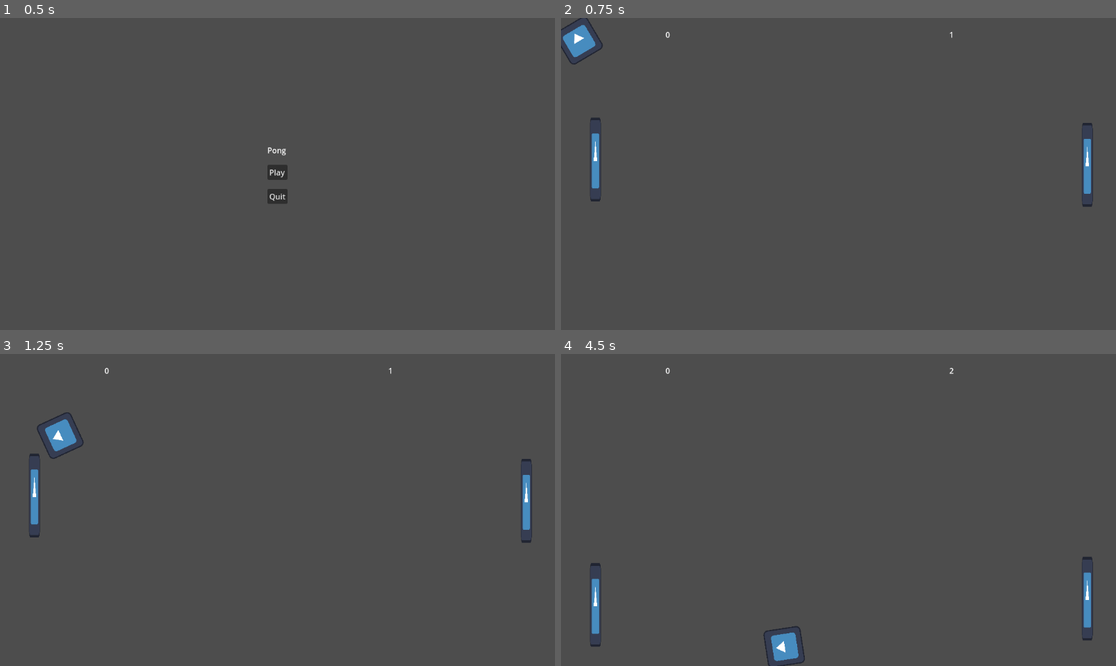
Above: before the commit, frames 1-4 (two rows, left to right).
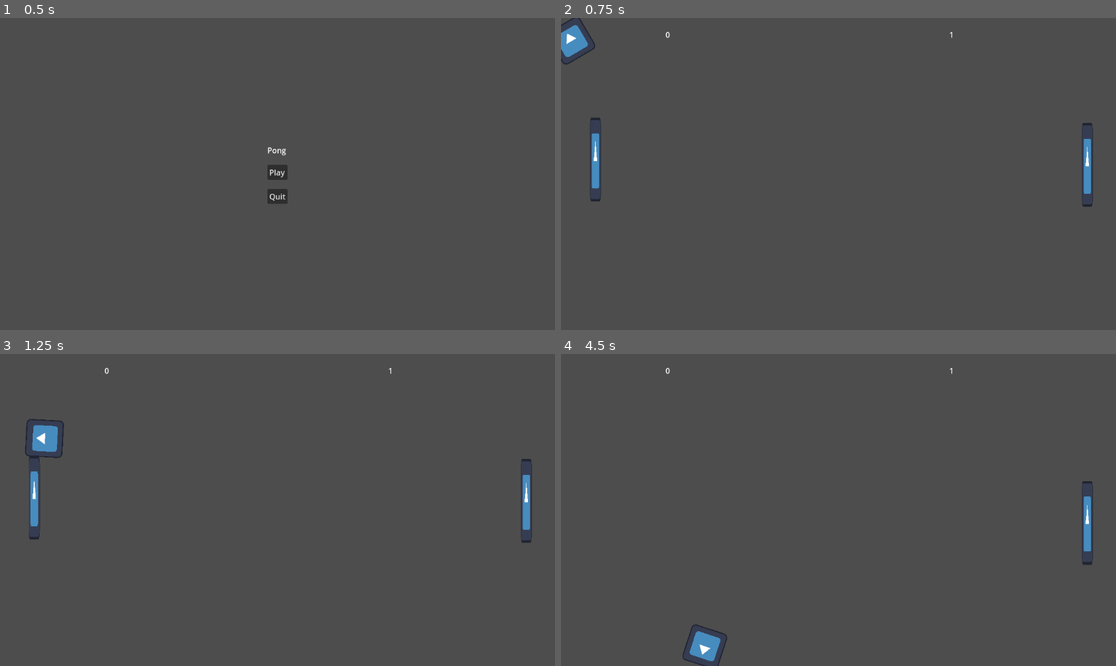
Above: after the commit, the same moments.

Repository: BliniMango/pong-1
Game: Godot game, scene res://scenes/main_menu.tscn
The game is run twice, just before and just after one commit, with the same random seed, the same clock (stepped at 60 frames per second) and the same inputs. The engine's default icon, where the game draws it, is replaced by a stand-in: a white triangle on a blue panel in a dark square.
Inputs:
- Up to frame 1 (0.5 s): no input
- Up to frame 2 (0.75 s): click "Play" at 0.5 s
- Up to frame 3 (1.25 s): no input
- Up to frame 4 (4.5 s): hold Up (ui_up) 1.28-2.03 s; hold Down (ui_down) 2.03-2.78 s; hold Up (ui_up) 2.78-4.28 s; hold Down (ui_down) from 4.28 s (still down)

Frame 1 is identical in both runs. In frame 2, 0.4% of the frame differs, in the area x 0-8%, y 0-15%; in frame 3, 0.8%; in frame 4, 2.0%, in the area x 5-96%, y 4-100%.

Commit message:
gravity issues

Diff:
--- a/scripts/ball.gd
+++ b/scripts/ball.gd
@@ -3,10 +3,8 @@
 @export var speed = 300
 
 func _ready() -> void:
-	#add an impluse to the ball on start to get it bouncing
-	apply_impulse(Vector2.ZERO, Vector2.RIGHT.rotated(randf() * PI * 2) * speed)
+	reset_ball()
 
-func _integrate_forces(state):
-	var velocity = state.get_linear_velocity()
-	velocity = velocity.normalized() * speed
-	state.set_linear_velocity(velocity)
+func reset_ball() -> void:
+	 # Apply an initial random impulse to the ball
+	linear_velocity = Vector2.RIGHT.rotated(randf() * PI * 2) * speed
--- a/scripts/paddle.gd
+++ b/scripts/paddle.gd
@@ -1,6 +1,6 @@
 extends CharacterBody2D
 
-@export var speed = 200
+@export var speed = 150
 
 func _process(_delta):
 	if Input.is_action_pressed("ui_up"):
